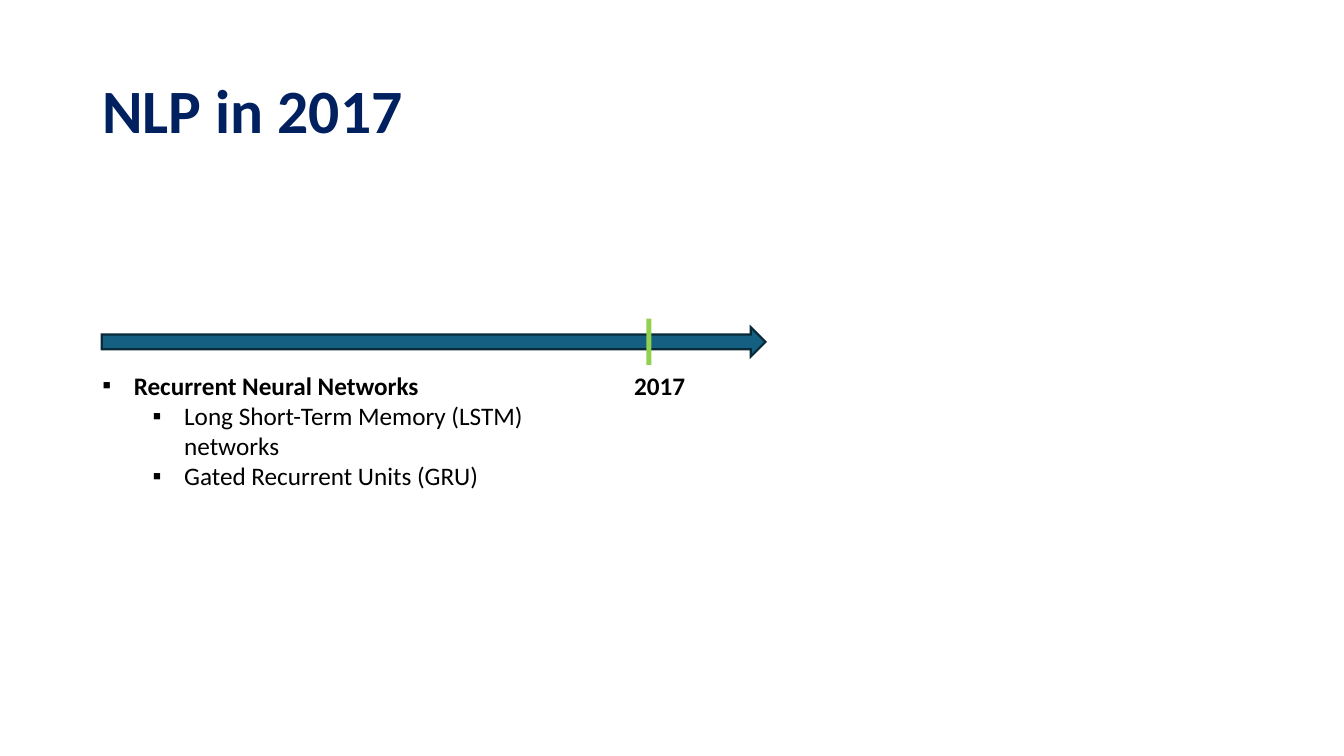
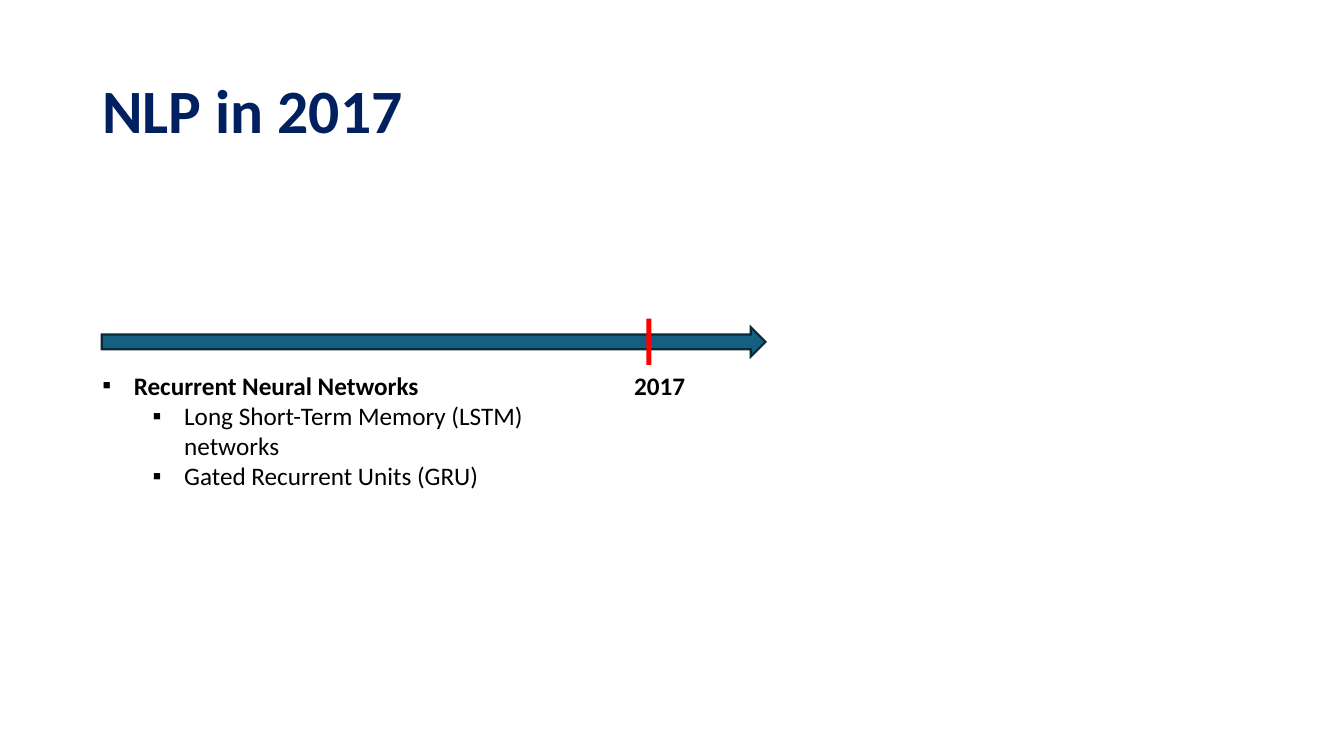
Before and after one commit to tanquangduong/transformer-pt, a slide deck: slide 3 of presentation/Introduction to Transformer.pptx. Drawn at 1344x756 pixels with LibreOffice and Linux fonts; fonts in the diff are those of the drawing. Boxes give left, top, right and bottom in pixels: in the first picture for what was removed or moved away, otherwise in the second. Text is boxed around its words. In the diff, an @@ line names an element or a change of style, - is before the commit and + after.

```diff
--- a/presentation/Introduction to Transformer.pptx
+++ b/presentation/Introduction to Transformer.pptx
@@ rectangle at [646, 319, 651, 365]: fill #92D050 to #FF0000 @@
```
Also in this commit, not shown: 4 other slides changed, 1 slide added, 1 other file.
